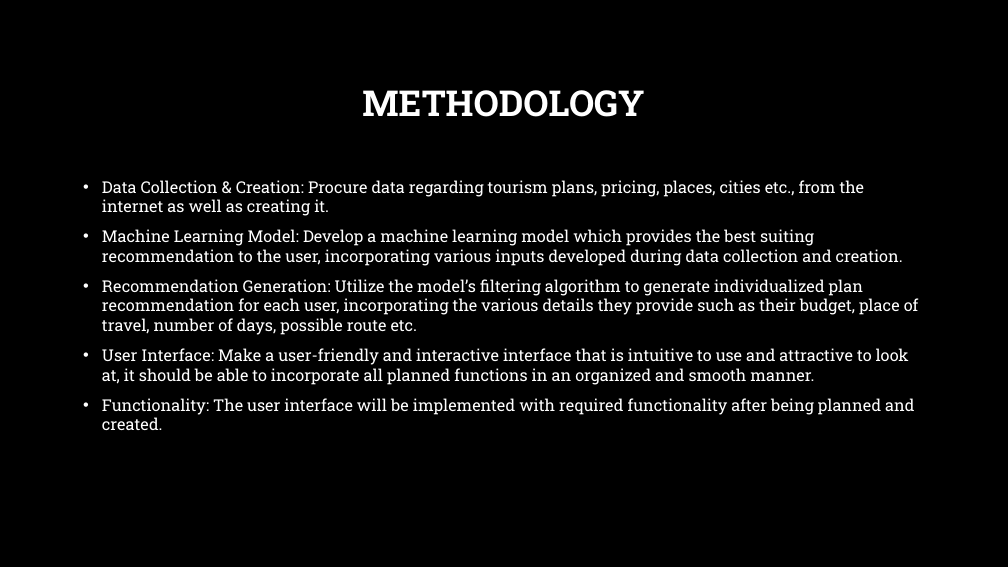
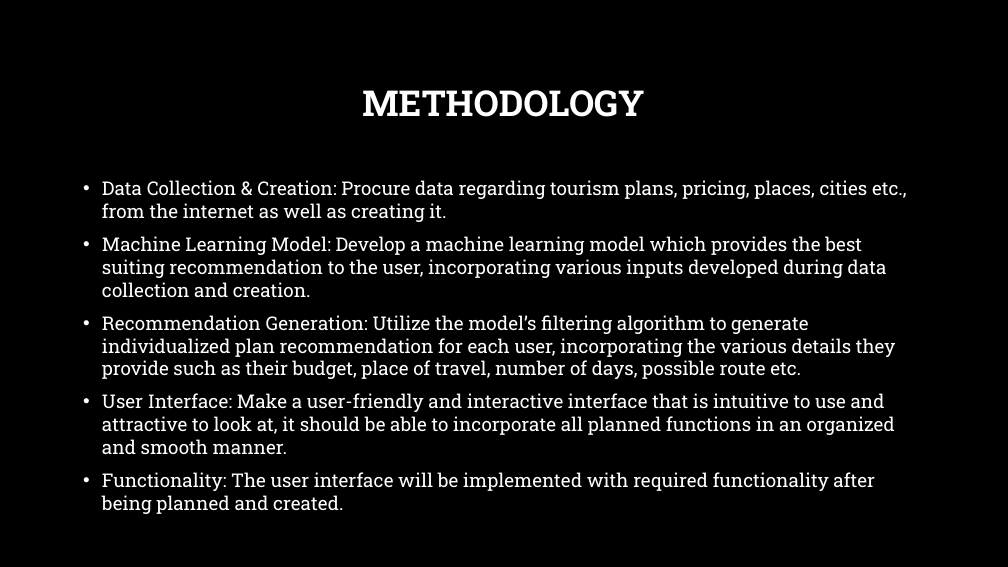
Before and after one commit to Dibya-Bharat/Major_project, a slide deck: slide 7 of Report/Tourism Recommendation System.pptx. Drawn at 1008x567 pixels with LibreOffice and Linux fonts; fonts in the diff are those of the drawing; background and template pictures are left out. Boxes give left, top, right and bottom in pixels: in the first picture for what was removed or moved away, otherwise in the second. Text is boxed around its words. In the diff, an @@ line names an element or a change of style, - is before the commit and + after.

```diff
--- a/Report/Tourism Recommendation System.pptx
+++ b/Report/Tourism Recommendation System.pptx
@@ text "Data Collection & Creation: Procure ..." at [102,180,907,514]: size 15.5 to 18 pt @@
```
Also in this commit, not shown: 6 other slides changed.
